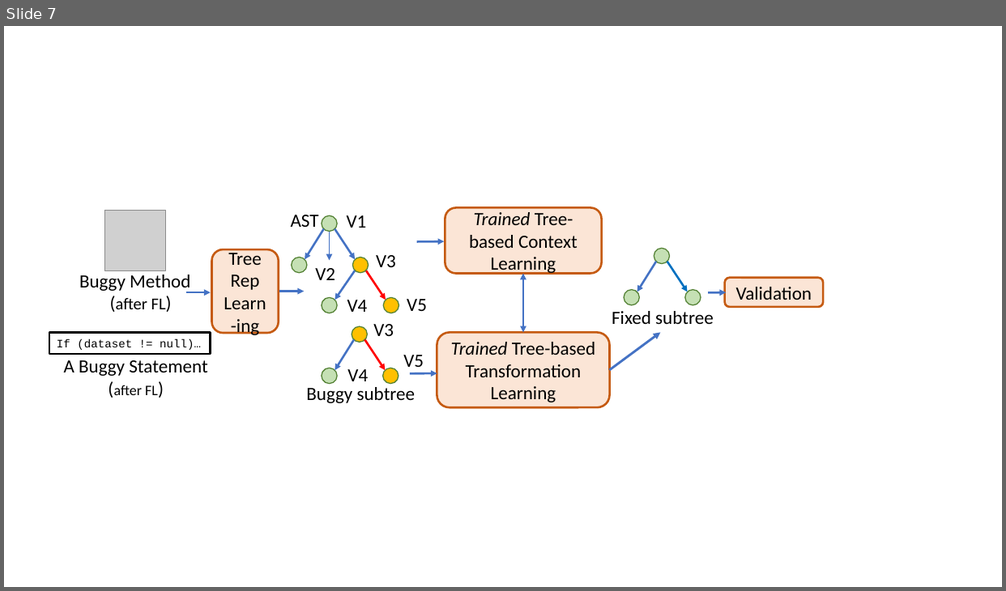
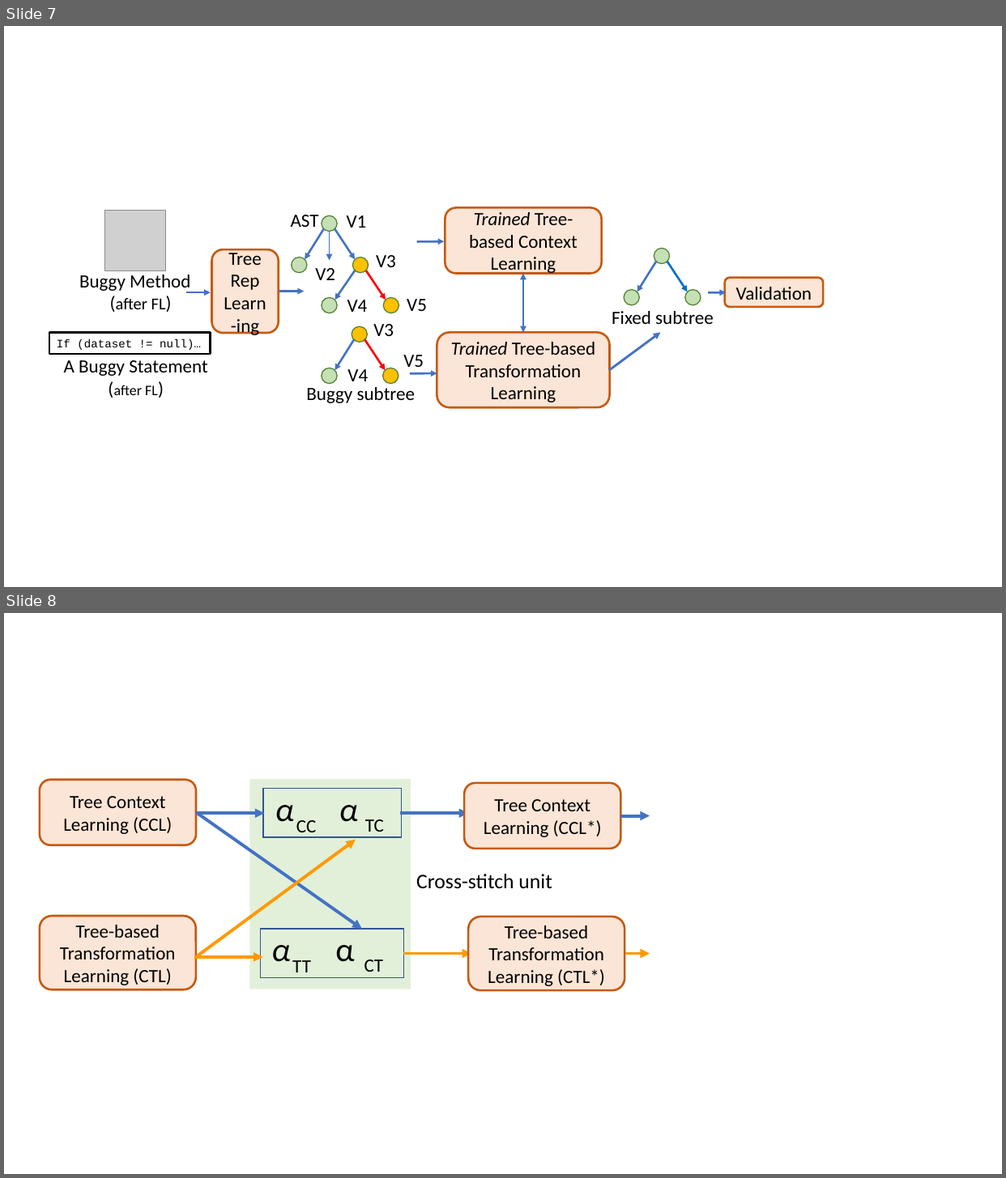
Before and after one commit to tien-n-nguyen/apr-study, a slide deck: Figures.pptx. Shown one above the other, each under a label of ours: slide 7 before the commit, slides 7 and 8 after it. The pictures are 1006x591 and 1006x1178 pixels, drawn with LibreOffice and Linux fonts; fonts in the diff are those of the drawing; grey boxes stand for pictures. Boxes give left, top, right and bottom in pixels: in the first picture for what was removed or moved away, otherwise in the second. Text is boxed around its words. In the diff, an @@ line names an element or a change of style, - is before the commit and + after.

Commit message:
done with cross-stitch unit

```diff
--- a/Figures.pptx
+++ b/Figures.pptx
@@ slide 8 added at (x1=4, y1=613, x2=1002, y2=1174), background #FFFFFF @@
@@ rounded rectangle added at (x1=39, y1=780, x2=196, y2=845), fill #FBE5D6, outline #C55A11 2 pt, 18 pt, text #000000 @@
+Tree Context Learning (CCL)
@@ rectangle added at (x1=249, y1=779, x2=411, y2=990), fill #E2F0D9 @@
@@ group added at (x1=263, y1=789, x2=401, y2=837): 3 texts, 1 rectangle @@
+α α
+CC
+TC
@@ rounded rectangle added at (x1=464, y1=783, x2=621, y2=849), fill #FBE5D6, outline #C55A11 2 pt, 18 pt, text #000000 @@
+Tree Context Learning (CCL*)
@@ arrow added from (197, 814) to (265, 814), #4472C4 3 pt @@
@@ arrow added from (197, 813) to (362, 929), #4472C4 3 pt @@
@@ arrow added from (400, 814) to (468, 814), #4472C4 3 pt @@
@@ arrow added from (621, 815) to (650, 815), #4472C4 3 pt @@
@@ arrow added from (196, 957) to (356, 840), #FF9900 3 pt @@
@@ text added at (x1=416, y1=874, x2=552, y2=889), 20 pt, text #000000 @@
+Cross-stitch unit
@@ rounded rectangle added at (x1=39, y1=916, x2=196, y2=990), fill #FBE5D6, outline #C55A11 2 pt, 18 pt, text #000000 @@
+Tree-based Transformation Learning (CTL)
@@ rounded rectangle added at (x1=468, y1=917, x2=624, y2=991), fill #FBE5D6, outline #C55A11 2 pt, 18 pt, text #000000 @@
+Tree-based Transformation Learning (CTL*)
@@ group added at (x1=261, y1=929, x2=404, y2=978): 3 texts, 1 rectangle @@
+α α
+TT
+CT
@@ arrow added from (195, 957) to (263, 957), #FF9900 3 pt @@
@@ arrow added from (403, 954) to (472, 954), #FF9900 3 pt @@
@@ arrow added from (626, 954) to (650, 954), #FF9900 3 pt @@
```
Also in this commit, not shown: 1 other slide added, 2 other files.
